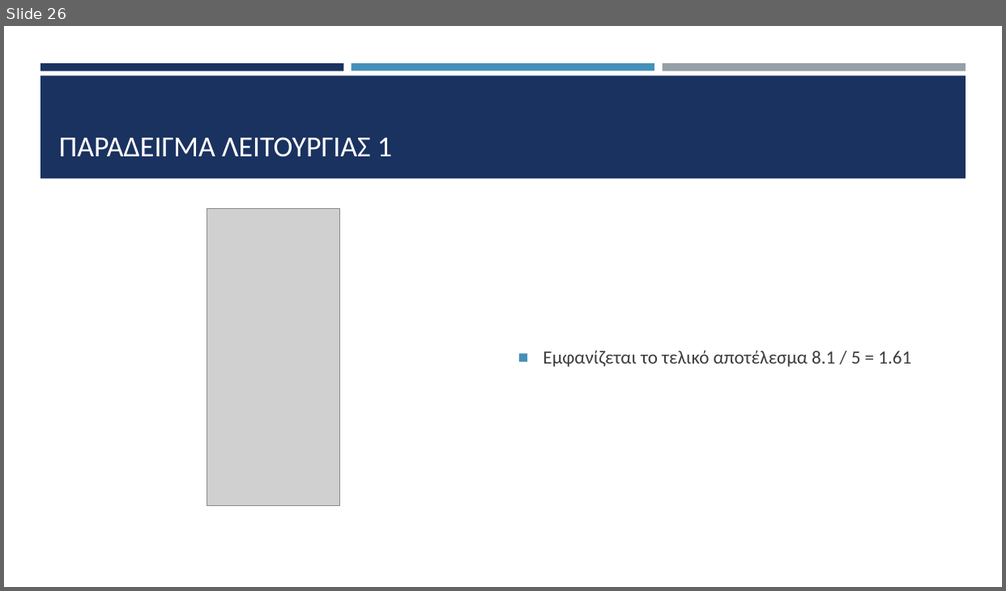
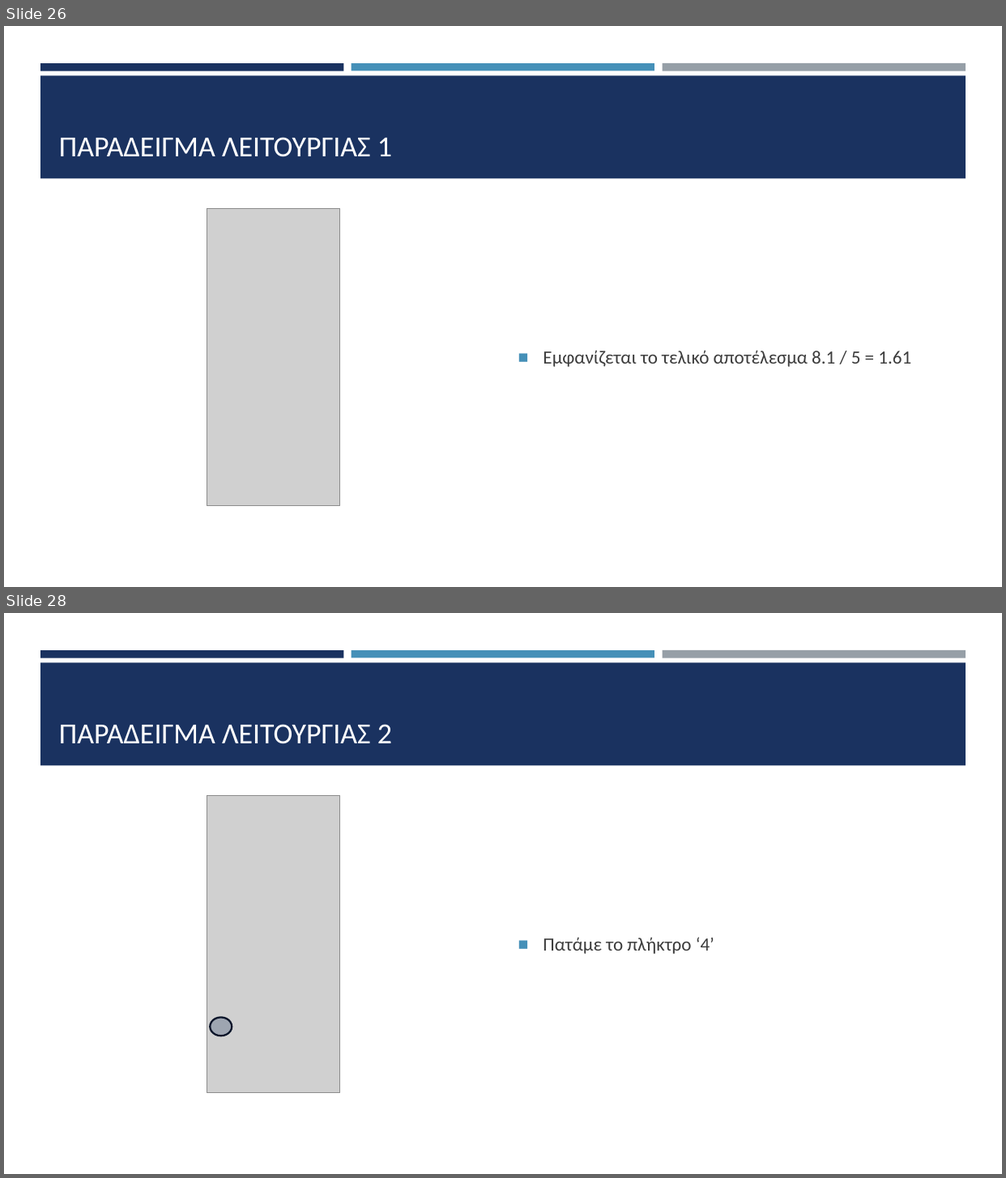
Before and after one commit to HLE47-GROUP03/Scientific_Calculator, a slide deck: sci_calc_main/documentation/HLE47-03_parousiasi.pptx. Shown one above the other, each under a label of ours: slide 26 before the commit, slides 26 and 28 after it; the slides between them are not shown. The pictures are 1006x591 and 1006x1178 pixels, drawn with LibreOffice and Linux fonts; fonts in the diff are those of the drawing; grey boxes stand for pictures. Boxes give left, top, right and bottom in pixels: in the first picture for what was removed or moved away, otherwise in the second. Text is boxed around its words. In the diff, an @@ line names an element or a change of style, - is before the commit and + after.

```diff
--- a/sci_calc_main/documentation/HLE47-03_parousiasi.pptx
+++ b/sci_calc_main/documentation/HLE47-03_parousiasi.pptx
@@ slide 28 added at [4, 613, 1002, 1174], background #FFFFFF; not listed: 4 template elements that a slide beside it also shows @@
@@ title added at [59, 724, 392, 744], 28 pt, text #FFFFFF @@
+ΠΑΡΑΔΕΙΓΜΑ ΛΕΙΤΟΥΡΓΙΑΣ 2
@@ picture added at [206, 796, 340, 1093] @@
@@ text added at [543, 937, 714, 954], 18 pt, text #3D3D3D @@
+■ Πατάμε το πλήκτρο ‘4’
@@ ellipse added at [210, 1018, 232, 1037], fill #1A3260 at 27% opacity, outline #0B162A 1.75 pt @@
```
Also in this commit, not shown: 12 other slides added, 1 other file.
